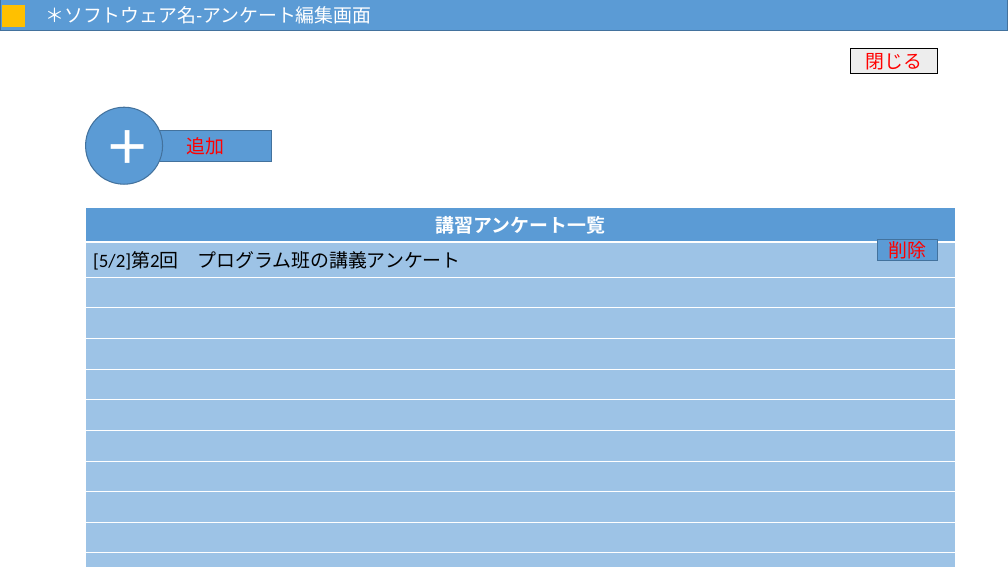
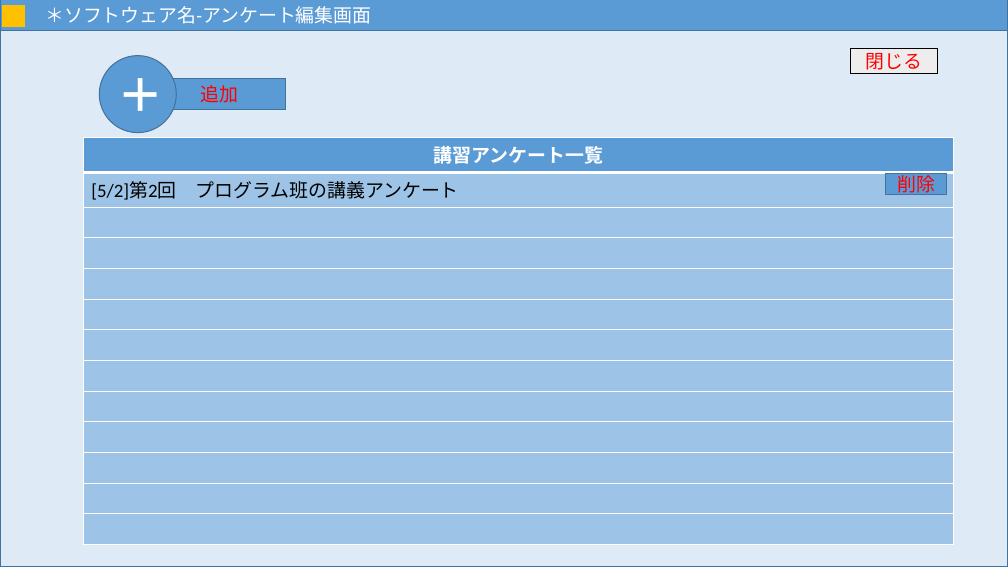
Before and after one commit to MNB-oda/MNB, a slide deck: slide 48 of 提出課題/外部設計書/画面設計.pptx. Drawn at 1008x567 pixels with LibreOffice and Linux fonts; fonts in the diff are those of the drawing. Boxes give left, top, right and bottom in pixels: in the first picture for what was removed or moved away, otherwise in the second. Text is boxed around its words. In the diff, an @@ line names an element or a change of style, - is before the commit and + after.

```diff
--- a/提出課題/外部設計書/画面設計.pptx
+++ b/提出課題/外部設計書/画面設計.pptx
@@ rectangle added at <box>0,0,1008,567</box>, fill #DEEBF7, outline #43739E 1 pt @@
@@ ellipse "＋": place and size @@
-ellipse "＋" at <box>85,107,163,185</box>
+ellipse "＋" at <box>99,56,176,133</box>
@@ rectangle "追加": place and size @@
-rectangle "追加" at <box>139,130,271,161</box>
+rectangle "追加" at <box>154,79,286,110</box>
@@ table: place and size @@
-table at <box>85,207,955,567</box>
+table at <box>84,137,954,535</box>
@@ rectangle "削除": place and size @@
-rectangle "削除" at <box>877,240,938,261</box>
+rectangle "削除" at <box>886,173,947,194</box>
```
Also in this commit, not shown: 2 other slides changed, 2 slides added.
